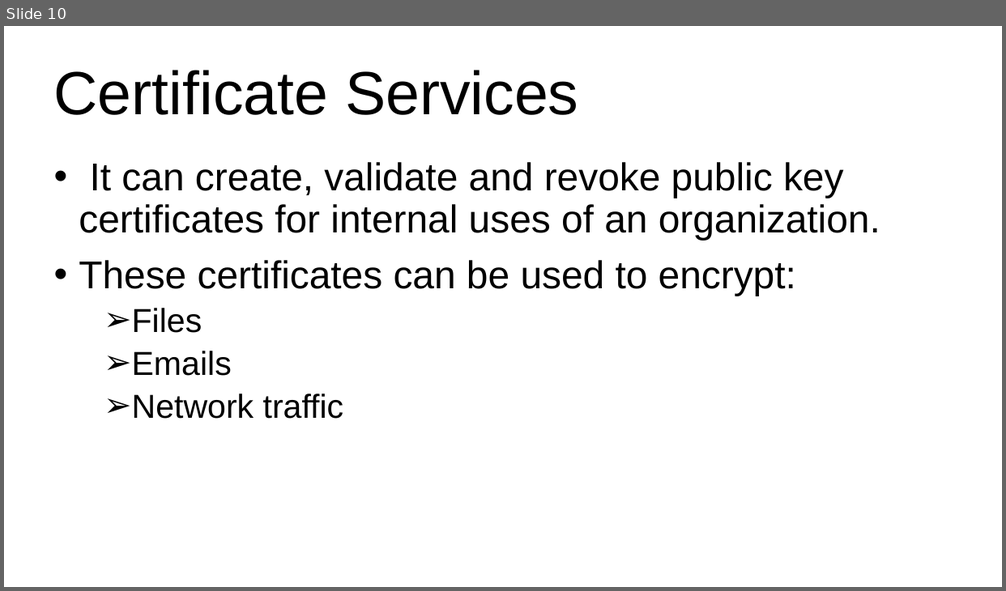
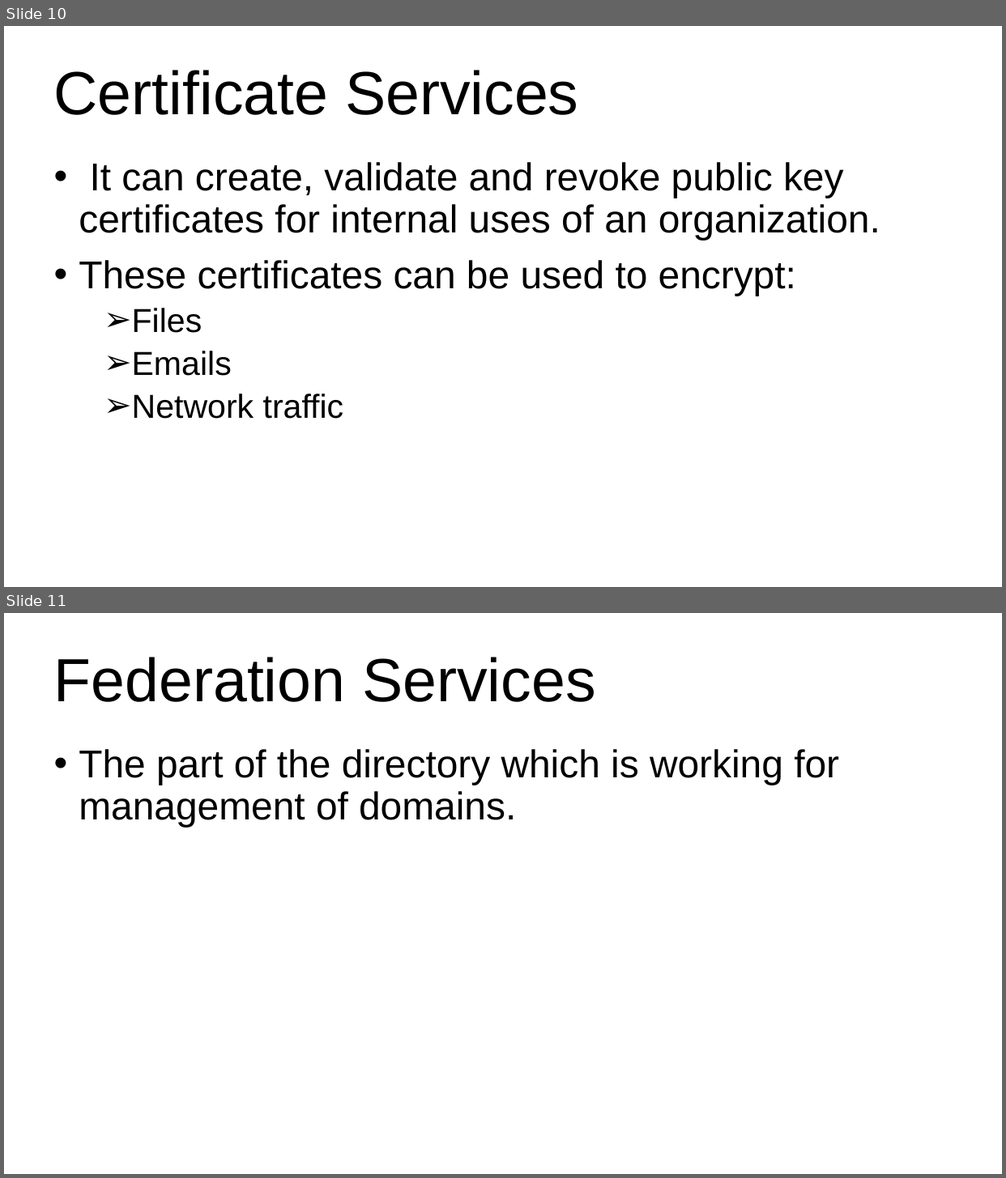
Before and after one commit to Hero-Team/active-drictory-installation-and-configuration-on-windows-server, a slide deck: active.pptx. Shown one above the other, each under a label of ours: slide 10 before the commit, slides 10 and 11 after it. The pictures are 1006x591 and 1006x1178 pixels, drawn with LibreOffice and Linux fonts; fonts in the diff are those of the drawing; background and template pictures are left out. Boxes give left, top, right and bottom in pixels: in the first picture for what was removed or moved away, otherwise in the second. Text is boxed around its words. In the diff, an @@ line names an element or a change of style, - is before the commit and + after.

Commit message:
i add my third slide

```diff
--- a/active.pptx
+++ b/active.pptx
@@ slide 11 added at [4, 613, 1002, 1174], background picture (left out) @@
@@ title added at [54, 657, 596, 702], 44 pt, text #000000 @@
+Federation Services
@@ text added at [79, 749, 839, 827], 28 pt, text #000000 @@
+• The part of the directory which is working for management of domains.
```
